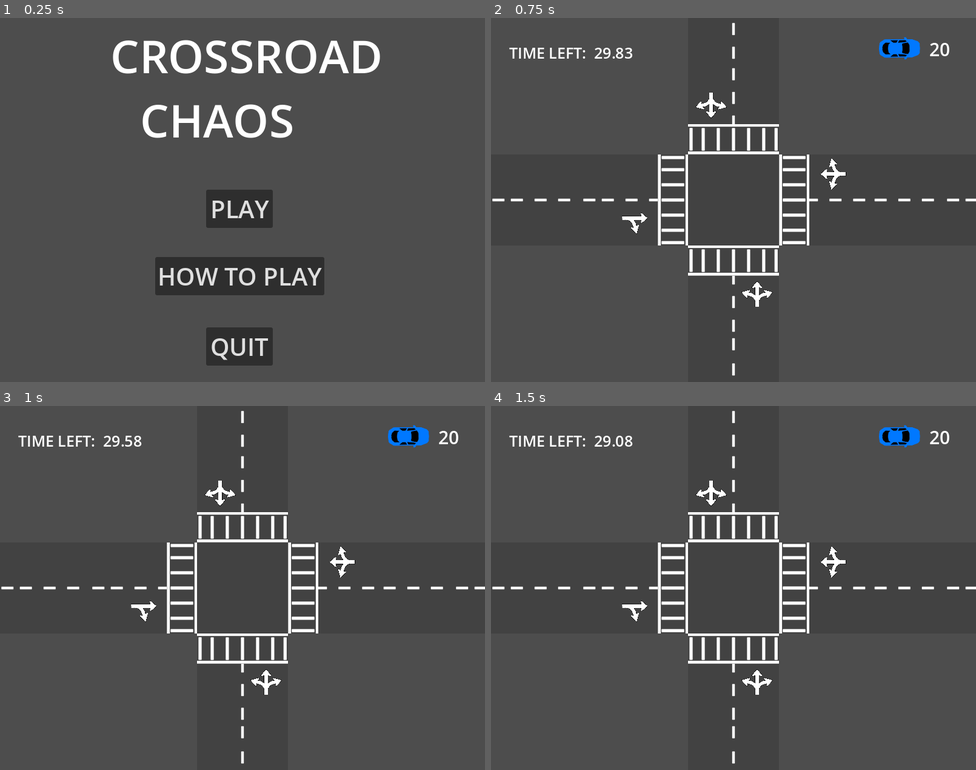
Above: before the commit, frames 1-4 (two rows, left to right).
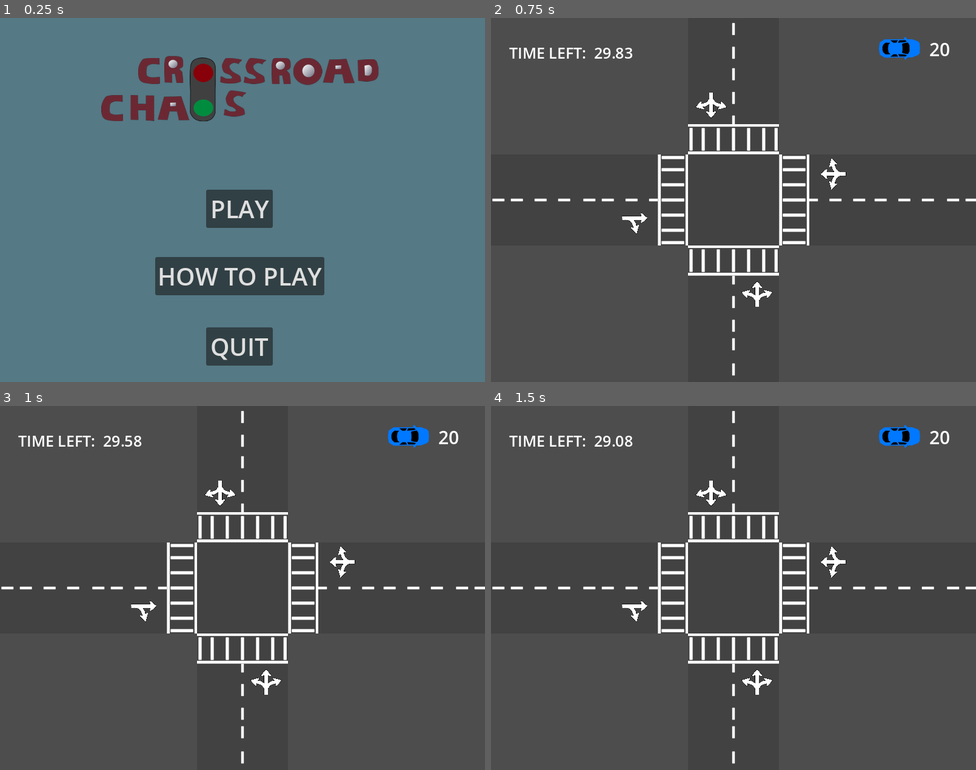
Above: after the commit, the same moments.

Repository: preciousjoker/crossguard_chaos
Game: Godot game, scene res://UI/main_menu.tscn
Same seed, same stepped clock (60 frames per second), same inputs: the game is played once before the commit and once after it.
Inputs (mouse positions are in pixels of both pictures, inside the frame that each line leads up to):
- Up to frame 1 (0.25 s): no input
- Up to frame 2 (0.75 s): click "PLAY" at 0.5 s
- Up to frame 3 (1 s): no input
- Up to frame 4 (1.5 s): move the mouse to (840, 569) at 1.27 s; tap J at 1.35 s; click (840, 569) at 1.42 s

The runs differ from the first frame. In frame 1, 93% of the frame differs, in the area x 0-100%, y 0-100%; in frame 2, nothing differs; in frame 3, nothing differs; in frame 4, nothing differs.

Commit message:
adds logo

Diff:
--- a/UI/main_menu.tscn
+++ b/UI/main_menu.tscn
@@ -1,6 +1,7 @@
-[gd_scene load_steps=2 format=3 uid="uid://bpcioajcj5seh"]
+[gd_scene load_steps=3 format=3 uid="uid://bpcioajcj5seh"]
 
 [ext_resource type="Script" path="res://UI/main_menu.gd" id="1_xubtr"]
+[ext_resource type="Texture2D" uid="uid://dc8ihqkqav0ej" path="res://Art/crossroad_chaos_logo.png" id="2_ouchw"]
 
 [node name="MainMenu" type="Control"]
 layout_mode = 3
@@ -13,19 +14,13 @@
 
 [node name="CanvasLayer" type="CanvasLayer" parent="."]
 
-[node name="Label" type="Label" parent="CanvasLayer"]
-anchors_preset = 5
-anchor_left = 0.5
-anchor_right = 0.5
-offset_left = -378.0
-offset_top = 10.0
-offset_right = 392.0
-offset_bottom = 219.0
+[node name="ColorRect" type="ColorRect" parent="CanvasLayer"]
+anchors_preset = 15
+anchor_right = 1.0
+anchor_bottom = 1.0
 grow_horizontal = 2
-theme_override_font_sizes/font_size = 75
-text = "CROSSROAD
-CHAOS     "
-horizontal_alignment = 1
+grow_vertical = 2
+color = Color(0.331878, 0.474653, 0.52117, 1)
 
 [node name="Btn_Play" type="Button" parent="CanvasLayer"]
 unique_name_in_owner = true
@@ -74,3 +69,15 @@
 grow_vertical = 2
 theme_override_font_sizes/font_size = 40
 text = "QUIT"
+
+[node name="TextureRect" type="TextureRect" parent="CanvasLayer"]
+anchors_preset = 5
+anchor_left = 0.5
+anchor_right = 0.5
+offset_left = -245.0
+offset_top = -66.0
+offset_right = 234.0
+offset_bottom = 293.0
+grow_horizontal = 2
+texture = ExtResource("2_ouchw")
+expand_mode = 1
--- a/car.tscn
+++ b/car.tscn
@@ -80,7 +80,7 @@
 [node name="horn" type="AudioStreamPlayer2D" parent="."]
 unique_name_in_owner = true
 stream = ExtResource("4_qy6e2")
-volume_db = -10.0
+volume_db = -5.0
 
 [node name="ClickArea" type="Area2D" parent="."]
 unique_name_in_owner = true
Binary file added: Art/crossroad_chaos_logo.png
Not shown, added: Art/crossroad_chaos_logo.png.import
Not shown: 1 places in Levels/Level2.tscn that only renumber resources
Not shown, changed: export_presets.cfg
